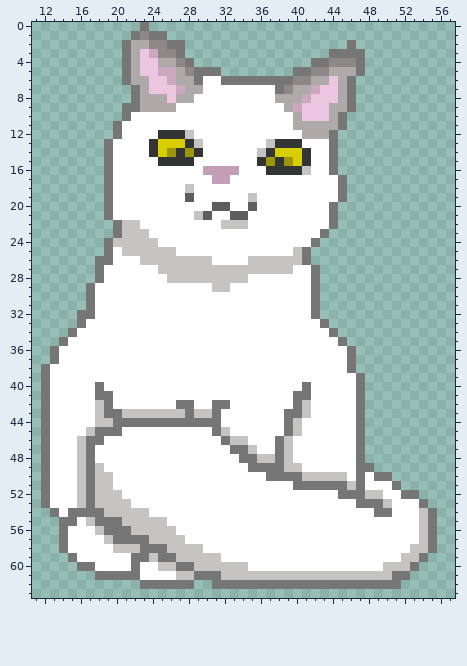
Two versions of one pixel-art sprite, Purr-fect Defense/Assets/Echo/Assets/Sprites/Cats/Luna3.png. The first picture shows the starting point.
The file is 64x64 pixels. Shown: x 11..57, y 0..63.
The result:
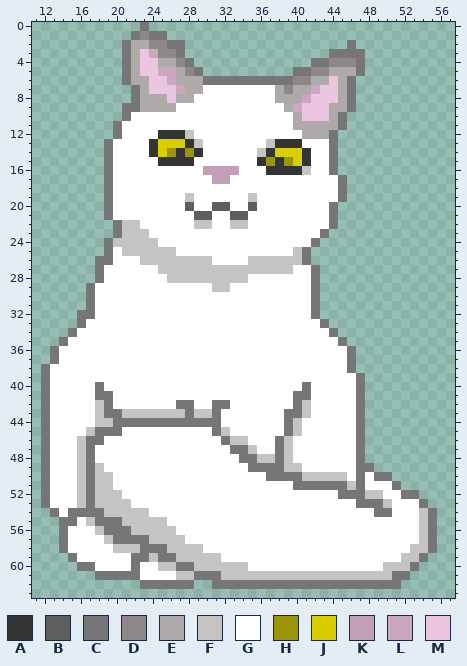
Palette (. is transparent): A #333434  B #5e5e5e  C #767676  D #8e8787  E #afaaaa  F #c6c3c3  G #ffffff  H #9c9507  J #d9cf00  K #c29fb7  L #cba7c0  M #ecc6e0
What changed:
y 5: x 30..31 CC -> ..
y 6: x 29..31 CGG -> ECC
y 7: x 38 C -> E
y 18: x 28 F -> G
y 19: x 28 B -> F
y 20: x 28 G -> B
y 21: x 29 F -> B
y 22: x 29..30 GG -> FF; x 32 F -> G
